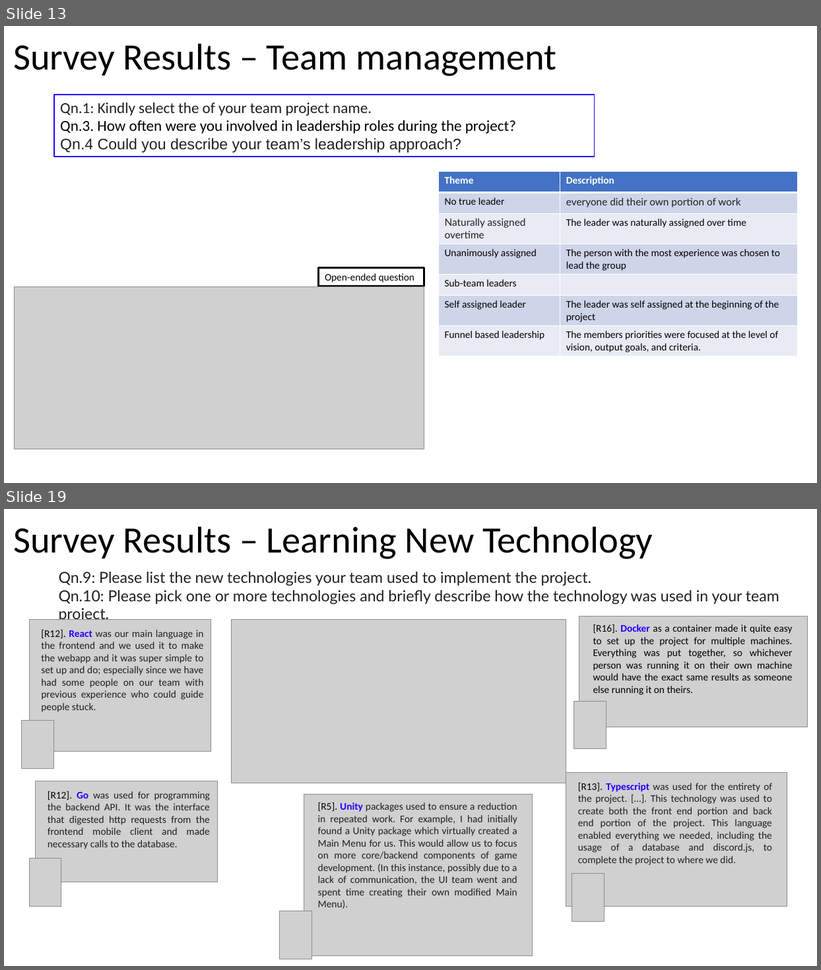
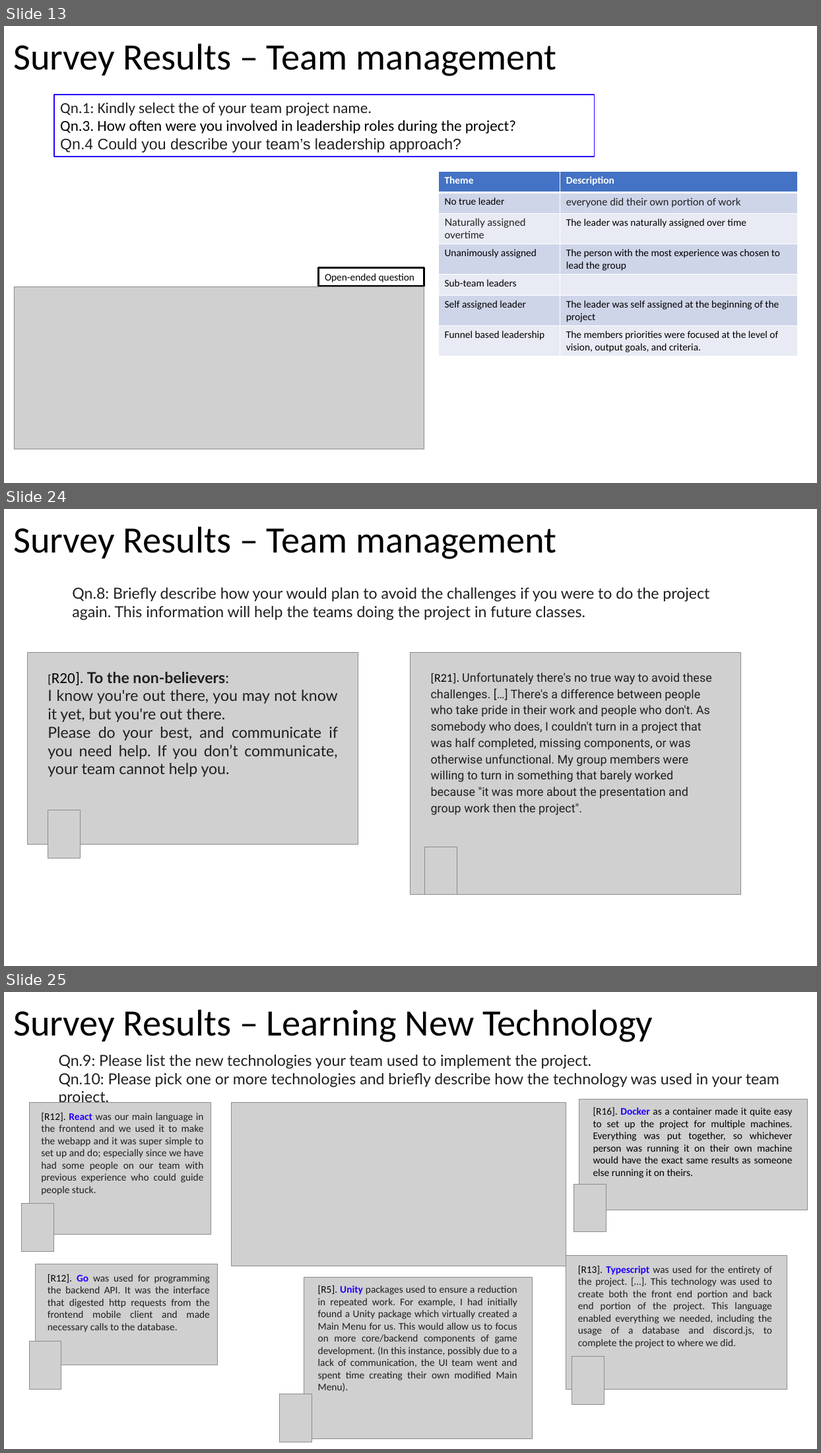
Before and after one commit to johnxu21/johnxu21.github.io, a slide deck: teaching/CS472/Timetable/Survey_Presentation.pptx. Shown one above the other, each under a label of ours: slides 13 and 19 before the commit, slides 13, 24 and 25 after it; the slides between them are not shown. The pictures are 821x970 and 821x1453 pixels, drawn with LibreOffice and Linux fonts; fonts in the diff are those of the drawing; grey boxes stand for pictures. Boxes give left, top, right and bottom in pixels: in the first picture for what was removed or moved away, otherwise in the second. Text is boxed around its words. In the diff, an @@ line names an element or a change of style, - is before the commit and + after.

```diff
--- a/teaching/CS472/Timetable/Survey_Presentation.pptx
+++ b/teaching/CS472/Timetable/Survey_Presentation.pptx
@@ slide 24 added at box(4, 509, 817, 966), background #FFFFFF @@
@@ text added at box(13, 526, 556, 559), 44 pt, text #000000 @@
+Survey Results – Team management
@@ text added at box(72, 588, 710, 621), 18 pt, text #1F1F1F @@
+Qn.8: Briefly describe how your would plan to avoid the challenges if you were to do the project again. This information will help the teams doing the project in future classes.
@@ picture added at box(28, 653, 358, 844) @@
@@ picture added at box(411, 653, 741, 894) @@
@@ text added at box(48, 672, 338, 777), 18 pt, text #1F1F1F @@
+[R20]. To the non-believers:
+I know you're out there, you may not know it yet, but you're out there.
+Please do your best, and communicate if you need help. If you don’t communicate, your team cannot help you.
@@ text added at box(431, 673, 712, 815), 14 pt, text #1F1F1F @@
+[R21]. Unfortunately there's no true way to avoid these challenges. […] There's a difference between people who take pride in their work and people who don't. As somebody who does, I couldn't turn in a project that was half completed, missing components, or was otherwise unfunctional. My group members were willing to turn in something that barely worked because "it was more about the presentation and group work then the project".
@@ picture added at box(48, 811, 81, 859) @@
@@ picture added at box(425, 847, 457, 895) @@
@@ what was slide 19 is now slide 25 @@
```
Also in this commit, not shown: 12 slides changed, 8 other slides added, 1 slide removed, 1 other file.
